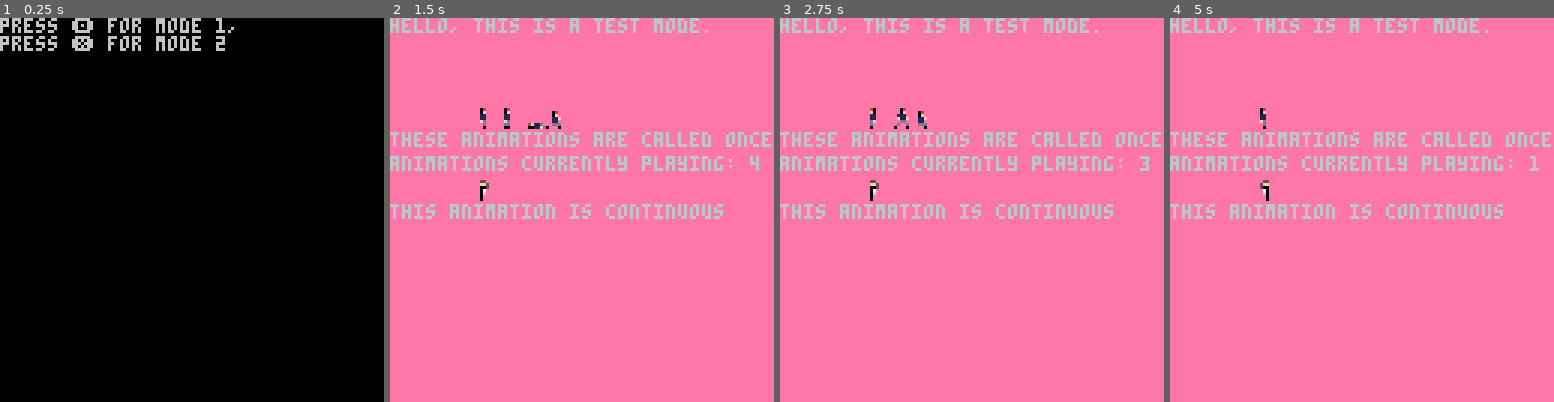
Above: before the commit, frames 1-4 (left to right).
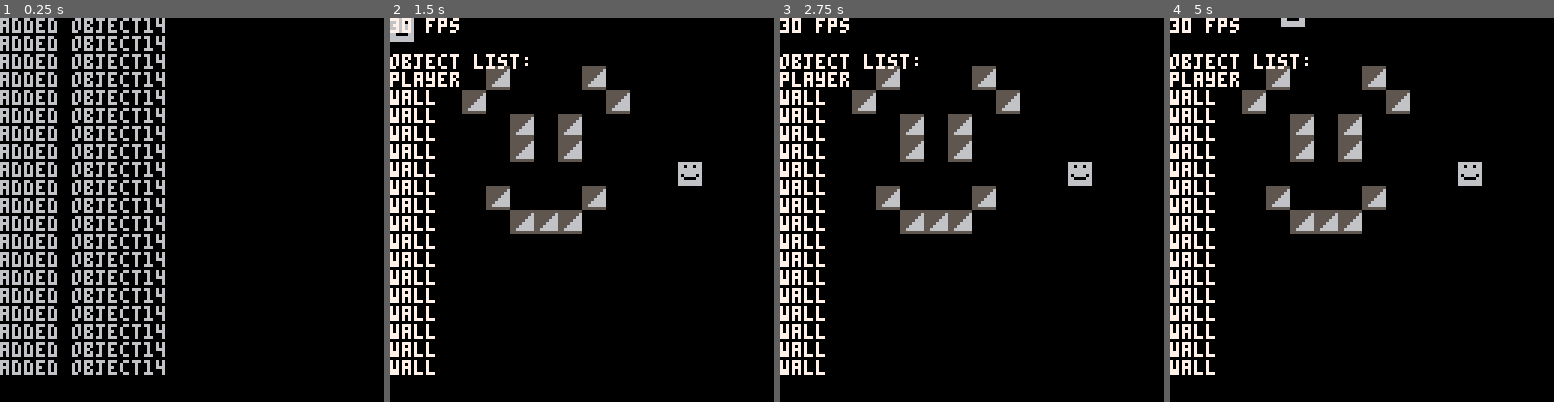
Above: after the commit, the same moments.

Repository: llopez020/Anxiety-at-its-Finest
Game: PICO-8 cartridge base.p8
Two runs of this game, one before a commit and one after it. Both use one fixed random seed, a clock stepped at 60 frames per second and the inputs below.
Inputs:
- Up to frame 1 (0.25 s): no input
- Up to frame 2 (1.5 s): tap X (X key) at 0.33, 1.07 s; tap O (Z key) at 0.7 s
- Up to frame 3 (2.75 s): hold Right 1.6-2.1 s; tap O (Z key) at 1.7, 2.1, 2.5 s; tap X (X key) at 1.85 s; hold Up 2.15-2.42 s; hold Right from 2.47 s (still down)
- Up to frame 4 (5 s): tap O (Z key) every 0.4 s from 2.9 to 4.9 s; tap X (X key) at 2.97, 4.08 s; release Right at 3.03 s; hold Left 3.08-3.58 s; hold Down 3.63-3.97 s; hold Right 4.02-4.68 s; hold Up from 4.73 s (still down)

The runs differ from the first frame. In frame 1, 15% of the frame differs, in the area x 0-61%, y 0-93%; in frame 2, 100%; in frame 3, 100%; in frame 4, 100%, in the area x 0-100%, y 0-100%.

Commit message:
Add files via upload

Diff:
--- a/base.p8
+++ b/base.p8
@@ -12,19 +12,21 @@
 
 --debug switch
 debugint=1
+debugprint=1
 
 --animation test vars
 start_animate = 1
 sprite_animation = {24,25}
---
+
+mapx=0
+mapy=0
+oldmapx=0
+oldmapy=0
 
 mode = "initdebug"
 
+loadmap()
 player = create_object("player",13,0,0,8,8)
-create_object("wall",14,80,40,16,16)
-create_object("wall",14,20,100,16,16)
-create_object("wall",14,40,120,16,16)
-create_object("wall",14,40,60,16,16)
 
 palt(11, true) -- green color as transparency is true
 palt(0, false) -- black color as transparency is false
@@ -47,12 +49,47 @@
 
 drawallobj()
 
-if debugint==1 then printlist() end
-if btn(1) then player.x=player.x+1 checkallcol(player) end
-if btn(0) then player.x=player.x-1 checkallcol(player) end
-if btn(2) then player.y=player.y-1 checkallcol(player) end
-if btn(3) then player.y=player.y+1 checkallcol(player) end
-
+if debugint==1 then print(stat(7).." fps\n",0,0,7) end
+
+//** does not work do not uncomment **
+//map(mapx,mapy)
+//print((mapx*8).." "..player.x,0,0,7)
+//oldmapx=mapx oldmapy=mapy
+//playeroldx=player.oldx
+//playeroldy=player.oldy
+//
+
+spd=1
+if debugprint==1 then printlist() end
+if btn(1) then player.x=player.x+spd checkallcol(player) mapx+=.125*spd end
+if btn(0) then player.x=player.x-spd checkallcol(player) mapx-=.125*spd end
+if btn(2) then player.y=player.y-spd checkallcol(player) mapy-=.125*spd end
+if btn(3) then player.y=player.y+spd checkallcol(player) mapy+=.125*spd end
+
+//** does not work do not uncomment **
+//if player.x>64 and mapx<128-8 then player.x=64 end
+//if player.x<64 and mapx>=0+8 then player.x=64 end
+//if player.x<=0 and mapx<=0 then player.x=playeroldx end
+//if player.x>128-8 and mapx<=128-8 then player.x=playeroldx end
+//if player.x==playeroldx then else if player.x==64 then moveallx() end end
+//if player.y==playeroldy then else moveally() end
+
+end
+
+function moveallx()
+ 	local temp = objlist
+		while temp do
+			if (player.id!=temp.value.id) then temp.value.x=temp.value.x+(8*(oldmapx-mapx)) end
+			temp = temp.next
+		end
+end
+
+function moveally()
+ 	local temp = objlist
+		while temp do
+			if (player.id!=temp.value.id) then temp.value.y=temp.value.y+(8*(oldmapy-mapy)) end
+			temp = temp.next
+		end
 end
 
 function drawallobj()
@@ -66,7 +103,9 @@
 function checkallcol(obj1)
  	local temp = objlist
 		while temp do
+		 if (abs(obj1.x-temp.value.x)>obj1.width*2 or abs(obj1.y-temp.value.y)>obj1.height*2) then goto continue end
 			if (obj1.id!=temp.value.id and checkcol(obj1, temp.value)==true) then return end
+			::continue::
 			temp = temp.next
 		end
 		obj1.oldx=obj1.x
@@ -115,6 +154,15 @@
 if btn(5) then mode = "test2" end
 
 end
+
+function loadmap()
+	for i=0,128,1 do
+		for j=0,128,1 do
+		 if (mget(i,j)!=0) then create_object("wall",mget(i,j),i*8,j*8,8,8) end
+	 end
+	end
+end
+
 -->8
 -- create_object(unique id,sprite number, x position, y position, object width, object height)
 function create_object(uid,rsprite,rx,ry,rwidth,rheight)
@@ -144,15 +192,18 @@
  		next=objlist,
  		value=a
  	}
- 	print("added object"..a.sprite.."\n")
+ 	print("added object"..a.sprite)
 end
 
  function printlist()
   local temp = objlist
+  local temp2 = 0
   print("object list:")
 		while temp do
 			print(temp.value.id)
 			temp = temp.next
+			temp2+=1
+			if temp2>16 then return end
 		end
 	end
 
@@ -221,3 +272,16 @@
 cccccccc555555cccccc5550005c5000555c500005500bbbbbbbbbbbbbbbbbbb0000000000000000000000000000000000000000000000000000000000000000
 ccccccccccccccccccccc5555cccc550005c50005c500bbbbbbbbbbbbbbbbbbb0000000000000000000000000000000000000000000000000000000000000000
 cccccccccccccccccccccccccccccc5555ccc505cc500bbbbbbbbbbbbbbbbbbb0000000000000000000000000000000000000000000000000000000000000000
+__map__
+000000000000000000000000000000000000000000000000000000000000000000000000000e000000000000000000000000000e00000000000000000000000000000000000000000000000000000000000000000000000000000000000000000000000000000000000000000000000000000000000000000000000000000000
+000000000000000000000000000000000000000000000000000000000000000000000000000e0e000000000000000000000000000000000e000000000000000000000000000000000000000000000000000000000000000000000000000000000000000000000000000000000000000000000000000000000000000000000000
+000000001e0000001e0000000000000000000000000000000000000000000000000000000e00000000000000000000000000000000000000000000000000000000000000000000000000000000000000000000000000000000000000000000000000000000000000000000000000000000000000000000000000000000000000
+0000001e00000000001e0000000000000000000000000e0000000000000000000000000e00000e000000000000000000000000000000000000000e000e00000000000000000000000000000000000000000000000000000000000000000000000000000000000000000000000000000000000000000000000000000000000000
+00000000001e001e00000000000000000000000000000e0000000000000000000000000e00000e00000000000000000000000000000000000000000e000e000000000000000000000000000000000000000000000000000000000000000000000000000000000000000000000000000000000000000000000000000000000000
+00000000001e001e0000000000000000000000000000000e000000000000000000000e00000000000000000000000000000000000000000000000e0e0000000000000000000000000000000000000000000000000000000000000000000000000000000000000000000000000000000000000000000000000000000000000000
+0000000000000000000000000d00000000000000000000000e000000000000000000000000000e0000000000000000000000000000000000000e000000000000000e0000000000000000000000000000000000000000000000000000000000000000000000000000000000000000000000000000000000000000000000000000
+000000001e0000001e000000000000000000000000000000000e00000000000e0e00000000000e000000000000000000000000000e0e00000e0e0e0e000000000000000e000000000000000000000000000000000000000000000000000000000000000000000000000000000000000000000000000000000000000000000000
+00000000001e1e1e00000000000000000000000000000000000000000e000e000000000000000e000000000000000000000e00000000000e0000000000000e0000000000000000000000000000000000000000000000000000000000000000000000000000000000000000000000000000000000000000000000000000000000
+000000000000000000000000000000000000000000000000000000000e0e00000000000000000e00000000000000000e0e000000000e000000000000000000000e000e00000e0e000000000000000000000000000000000000000000000000000000000000000000000000000000000000000000000000000000000000000000
+000000000000000000000000000000000000000000000000000000000e00000e0000000000000e00000000000e0e00000000000e0000000000000000000000000000000e000e00000000000000000000000000000000000000000000000000000000000000000000000000000000000000000000000000000000000000000000
+0000000000000000000000000000000000000000000000000000000000000000000e000e0e0e0e000000000e0e0e0e0e000e000000000000000000000000000000000000000000000000000000000000000000000000000000000000000000000000000000000000000000000000000000000000000000000000000000000000
